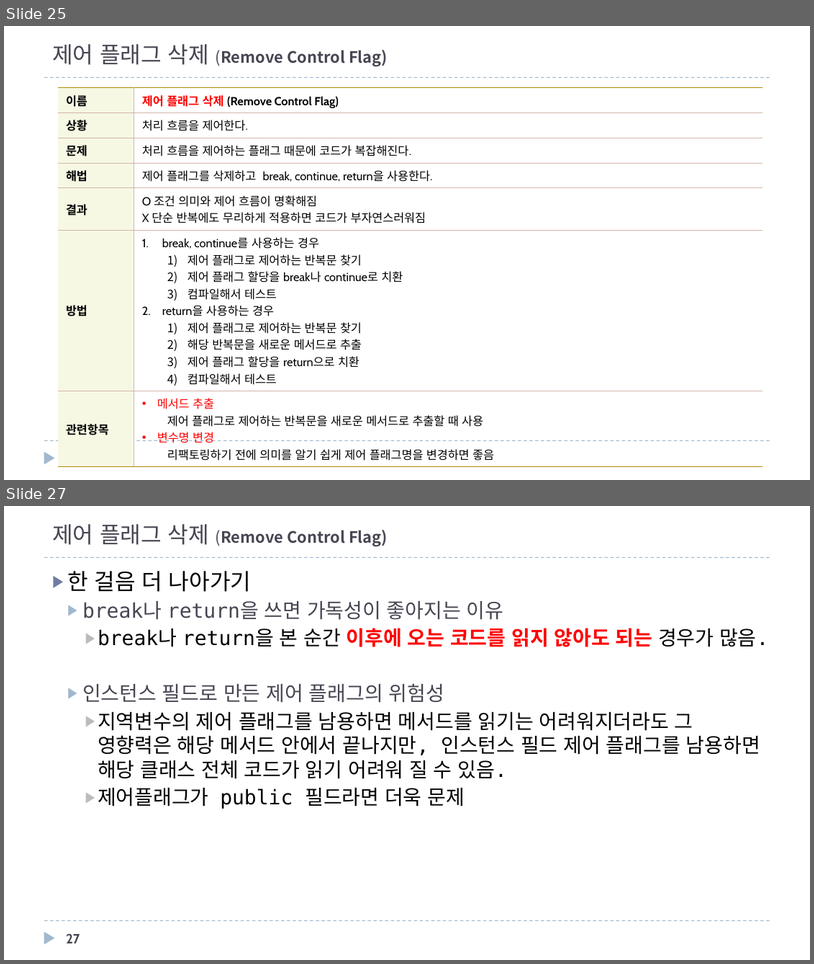
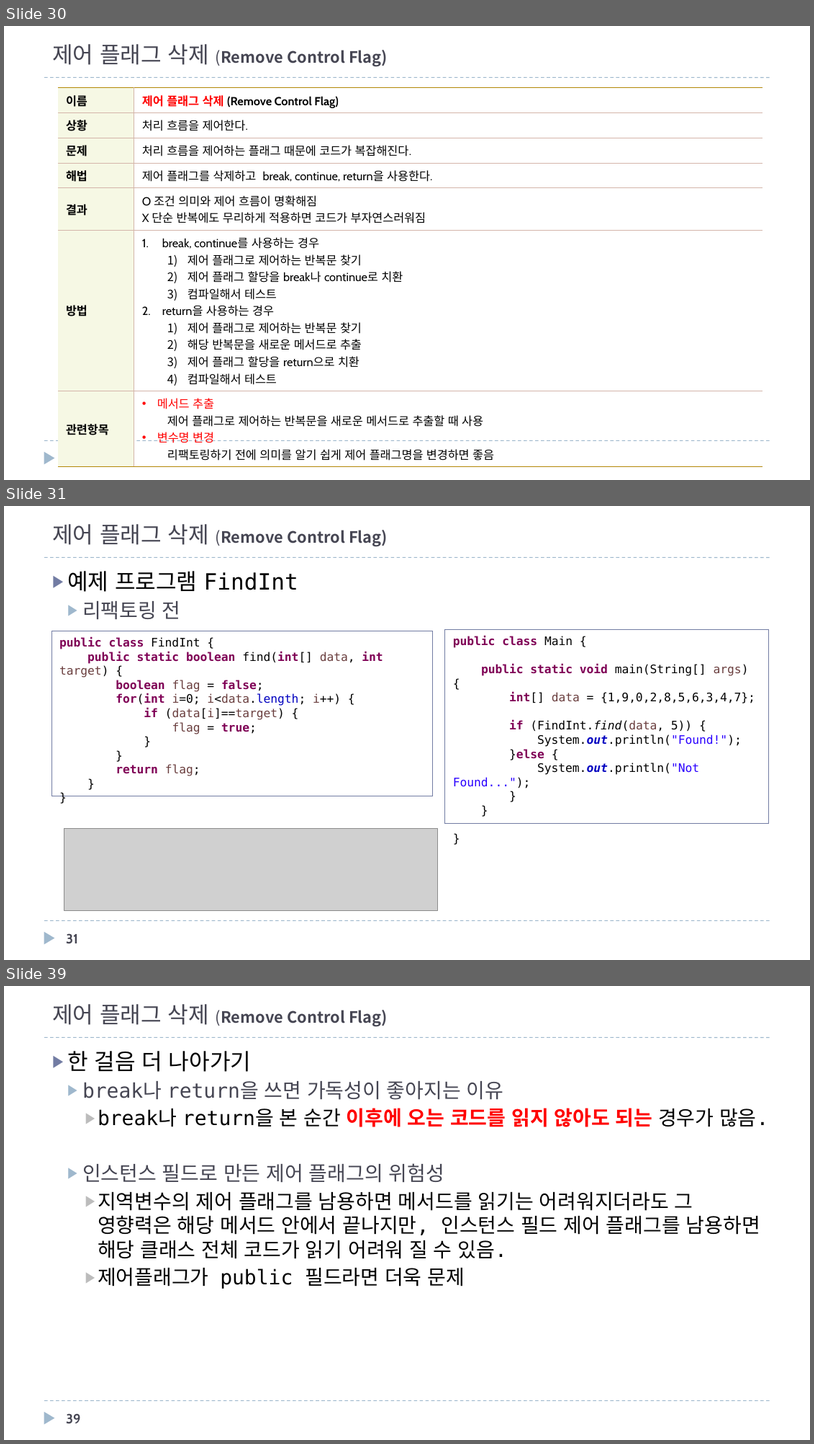
Before and after one commit to mkgungor/refactoring_java, a slide deck: ppt/자바로 배우는 리팩토링 입문.pptx. Shown one above the other, each under a label of ours: slides 25 and 27 before the commit, slides 30, 31 and 39 after it; the slides between them are not shown. The pictures are 814x964 and 814x1444 pixels, drawn with LibreOffice and Linux fonts; fonts in the diff are those of the drawing; grey boxes stand for pictures. Boxes give left, top, right and bottom in pixels: in the first picture for what was removed or moved away, otherwise in the second. Text is boxed around its words. In the diff, an @@ line names an element or a change of style, - is before the commit and + after.

```diff
--- a/ppt/자바로 배우는 리팩토링 입문.pptx
+++ b/ppt/자바로 배우는 리팩토링 입문.pptx
@@ slide 31 added at (4, 506, 810, 960), background #FFFFFF; not listed: 3 template elements that a slide beside it also shows @@
@@ title added at (52, 524, 388, 547), 14 pt, text #464653, bold @@
+제어 플래그 삭제 (Remove Control Flag)
@@ text added at (67, 571, 298, 619), 20 pt, text #000000 @@
+▶ 예제 프로그램 FindInt
+  ▶ 리팩토링 전
@@ rectangle added at (52, 631, 432, 795), outline #727CA3 0.75 pt, 10.5 pt, text #7F0055 @@
+public class FindInt {
+public static boolean find(int[] data, int target) {
+boolean flag = false;
+for(int i=0; i<data.length; i++) {
+if (data[i]==target) {
+flag = true;
+}
+}
+return flag;
+}
+}
@@ rectangle added at (445, 629, 769, 823), outline #727CA3 0.75 pt, 10.5 pt, text #000000 @@
+public class Main {
+public static void main(String[] args) {
+int[] data = {1,9,0,2,8,5,6,3,4,7};
+if (FindInt.find(data, 5)) {
+System.out.println("Found!");
+}else {
+System.out.println("Not Found...");
+}
+}
+}
@@ picture added at (64, 828, 439, 910) @@
@@ page number added at (66, 933, 78, 943), 12 pt, text #464653, bold @@
+31
@@ what was slide 25 is now slide 30 @@
@@ what was slide 27 is now slide 39 @@
@@ page number at (66, 1413, 81, 1423): text changed @@
-27
+39
```
Also in this commit, not shown: 7 slides changed, 11 other slides added, 5 other files.
